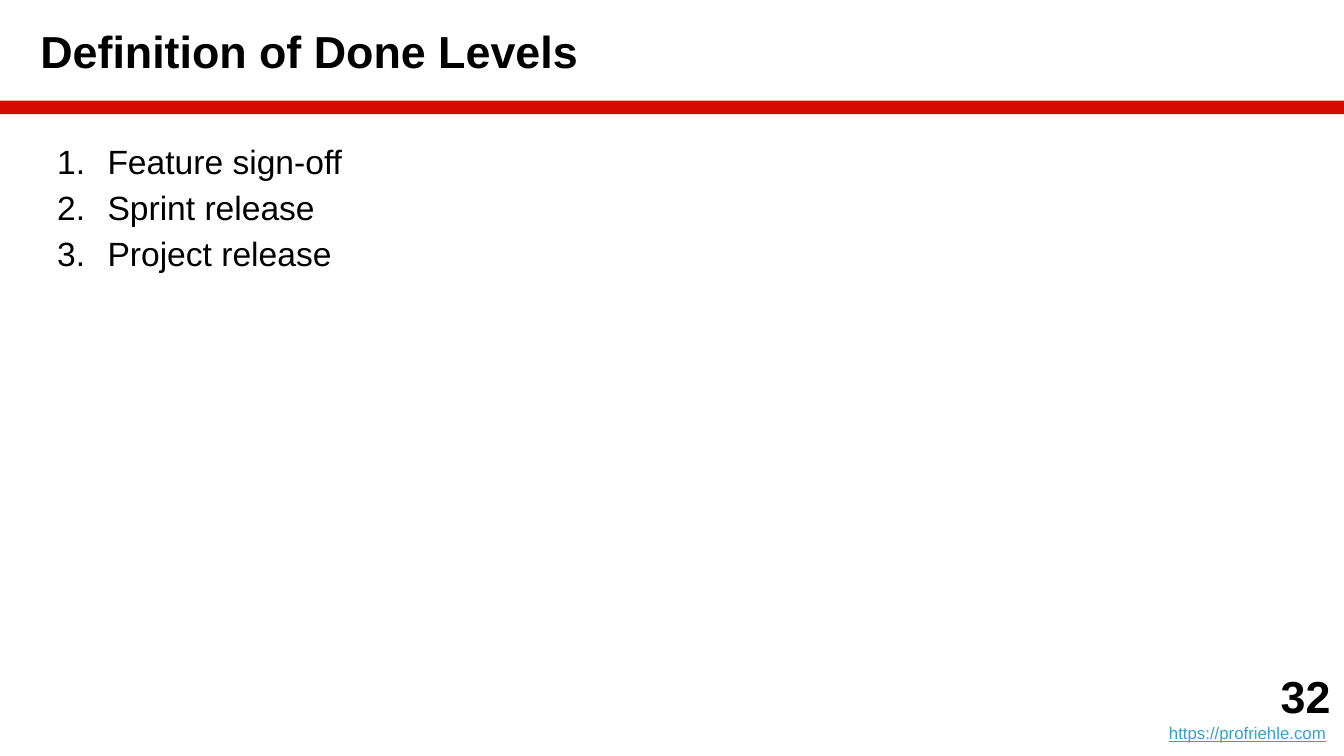
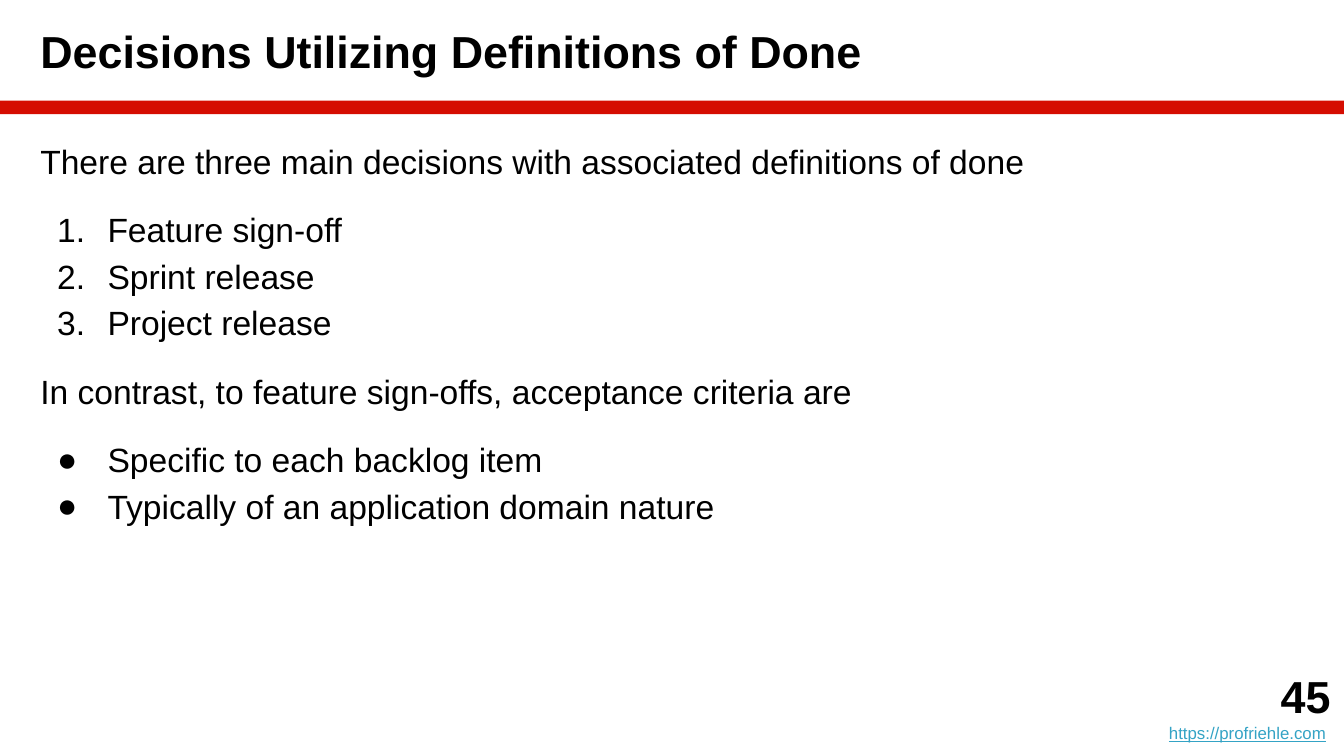
Before and after one commit to dirkriehle/amos-course, a slide deck: slide 45 of Lecture slides/AMOS B04 - Agile Planning.pptx (slide 32 before the commit). Drawn at 1344x756 pixels with LibreOffice and Linux fonts; fonts in the diff are those of the drawing. Boxes give left, top, right and bottom in pixels: in the first picture for what was removed or moved away, otherwise in the second. Text is boxed around its words. In the diff, an @@ line names an element or a change of style, - is before the commit and + after.

```diff
--- a/Lecture slides/AMOS B04 - Agile Planning.pptx
+++ b/Lecture slides/AMOS B04 - Agile Planning.pptx
@@ title at box(40, 35, 861, 77): text changed @@
-Definition of Done Levels
+Decisions Utilizing Definitions of Done
@@ text at box(40, 149, 1024, 175): paragraph added @@
+There are three main decisions with associated definitions of done
@@ text at box(108, 217, 343, 248): more space between paragraphs @@
@@ text at box(40, 379, 852, 525): paragraphs added @@
+In contrast, to feature sign-offs, acceptance criteria are
+● Specific to each backlog item
+● Typically of an application domain nature
@@ text at box(1281, 682, 1331, 714): text changed @@
-32
+45
```
Also in this commit, not shown: 12 other slides changed, 14 slides added, 2 slides removed, 8 other files.
